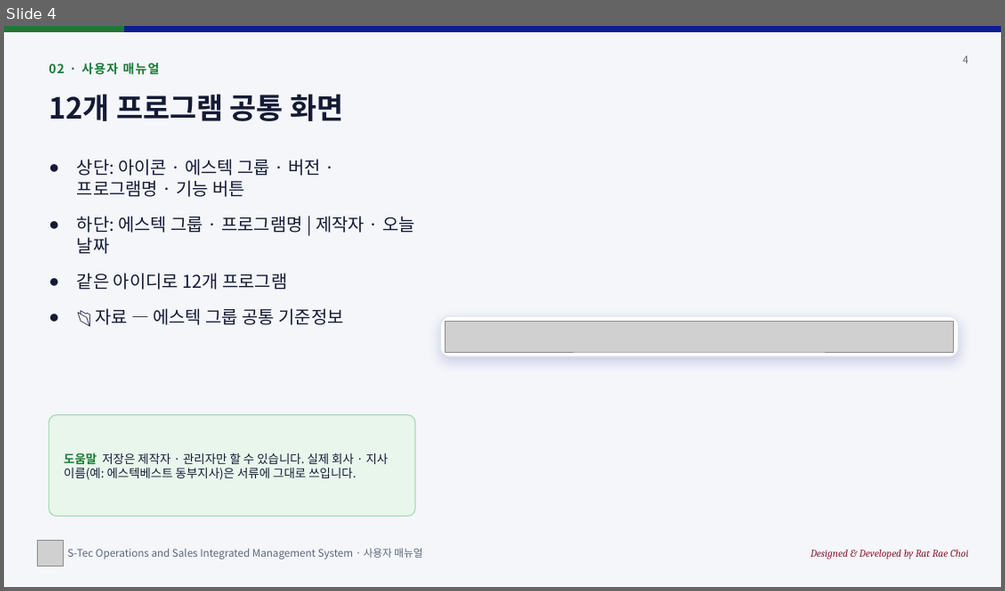
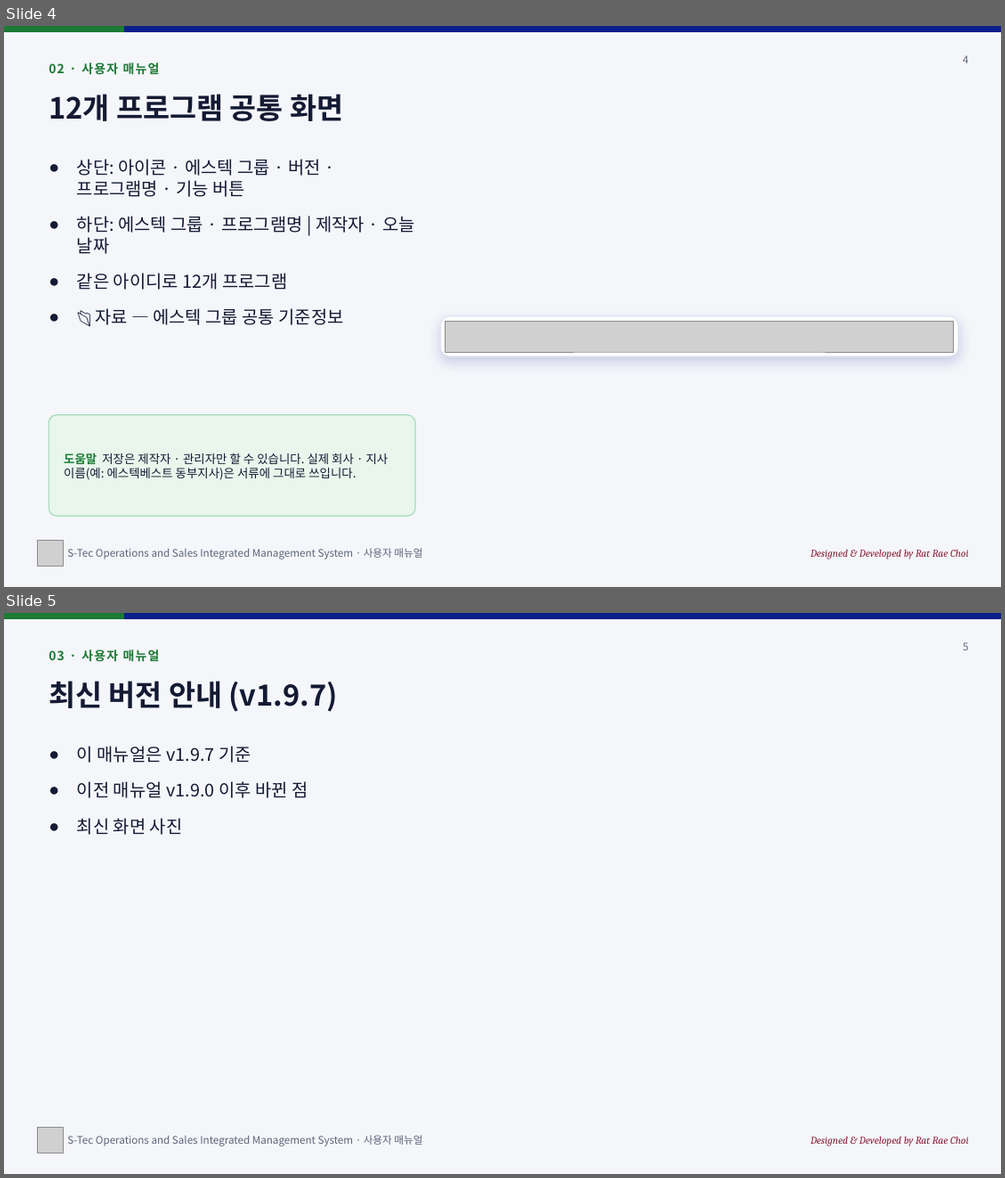
Before and after one commit to sadness500-boop/S-Tec-Operations-and-Sales-Integrated-Management-System, a slide deck: manuals/stec-user-manual.pptx. Shown one above the other, each under a label of ours: slide 4 before the commit, slides 4 and 5 after it. The pictures are 1005x591 and 1005x1178 pixels, drawn with LibreOffice and Linux fonts; fonts in the diff are those of the drawing; grey boxes stand for pictures. Boxes give left, top, right and bottom in pixels: in the first picture for what was removed or moved away, otherwise in the second. Text is boxed around its words. In the diff, an @@ line names an element or a change of style, - is before the commit and + after.

```diff
--- a/manuals/stec-user-manual.pptx
+++ b/manuals/stec-user-manual.pptx
@@ slide 5 added at (4, 613, 1001, 1174), background #F4F6FA @@
@@ rectangle added at (4, 613, 1001, 619), fill #0B1F8A, outline #0B1F8A 1 pt @@
@@ rectangle added at (4, 613, 123, 619), fill #1B7A34, outline #1B7A34 1 pt @@
@@ text added at (48, 649, 160, 662), 12 pt, text #1B7A34, bold @@
+03 · 사용자 매뉴얼
@@ text added at (963, 642, 968, 650), 10 pt, text #5D6678 @@
+5
@@ text added at (48, 681, 338, 712), 28 pt, text #141A33, bold @@
+최신 버전 안내 (v1.9.7)
@@ text added at (77, 746, 307, 835), 17 pt, text #141A33 @@
+● 이 매뉴얼은 v1.9.7 기준
+● 이전 매뉴얼 v1.9.0 이후 바뀐 점
+● 최신 화면 사진
@@ picture added at (38, 1127, 63, 1153) @@
@@ text added at (67, 1135, 422, 1146), 10 pt, text #5D6678 @@
+S-Tec Operations and Sales Integrated Management System · 사용자 매뉴얼
@@ text added at (810, 1136, 969, 1146), 10 pt, text #8A1C34, italic @@
+Designed & Developed by Rat Rae Choi
```
Also in this commit, not shown: 13 slides changed, 1 other slide added, 4 other files.
